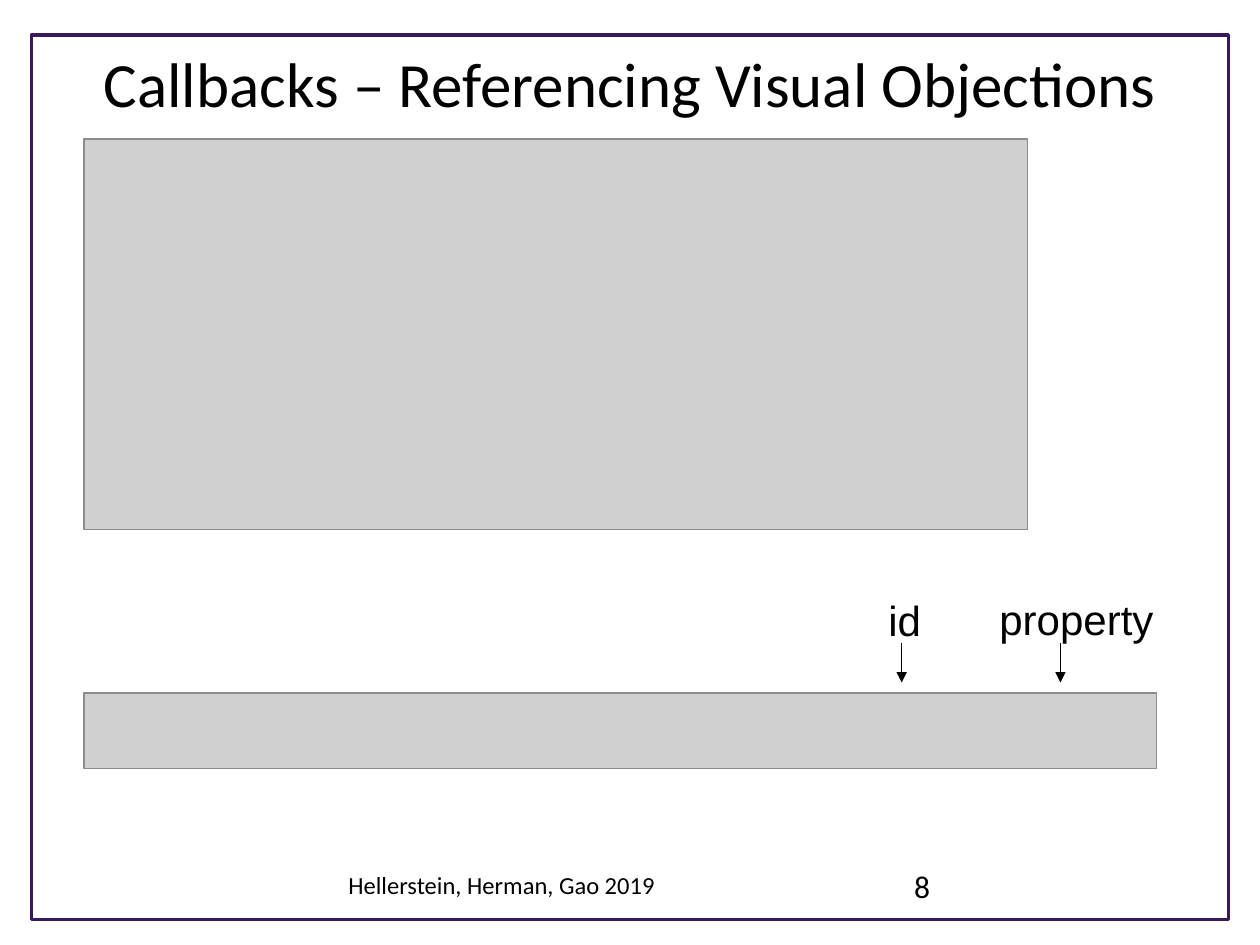
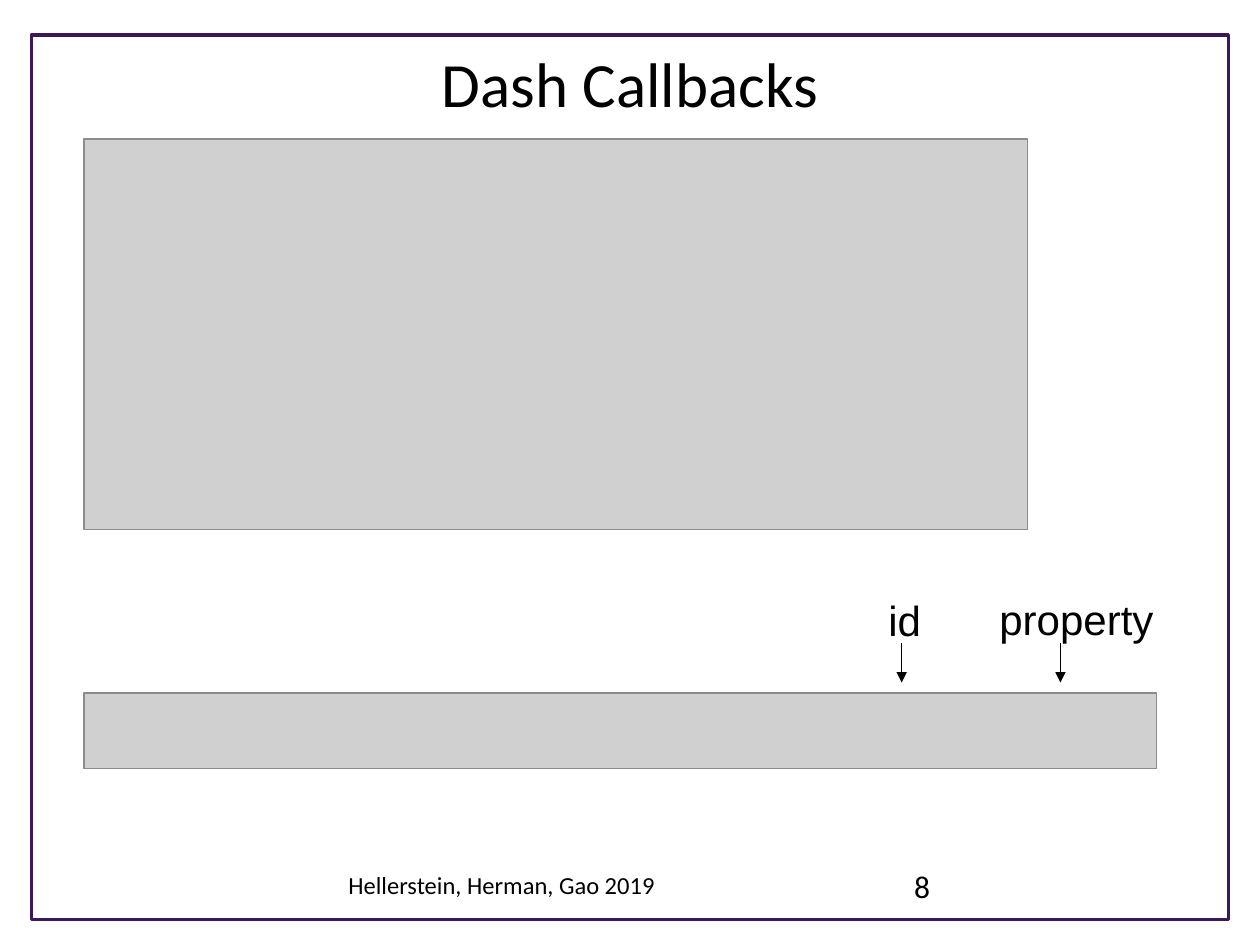
Before and after one commit to UWSEDS/LectureNotes, a slide deck: slide 8 of DASH_visualizations/DASH Visualizations.pptx. Drawn at 1260x945 pixels with LibreOffice and Linux fonts; fonts in the diff are those of the drawing; grey boxes stand for pictures; background and template pictures are left out. Boxes give left, top, right and bottom in pixels: in the first picture for what was removed or moved away, otherwise in the second. Text is boxed around its words. In the diff, an @@ line names an element or a change of style, - is before the commit and + after.

```diff
--- a/DASH_visualizations/DASH Visualizations.pptx
+++ b/DASH_visualizations/DASH Visualizations.pptx
@@ title at bbox=[442, 63, 818, 108]: text changed @@
-Callbacks – Referencing Visual Objections
+Dash Callbacks
```
Also in this commit, not shown: 1 other slide changed.
